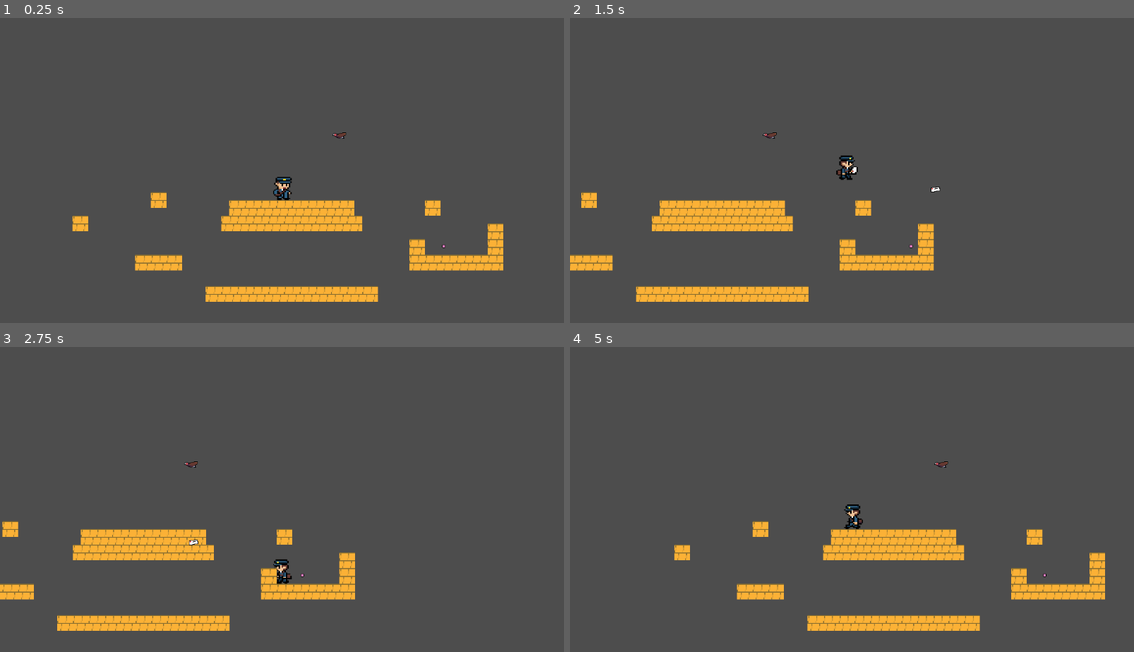
Above: before the commit, frames 1-4 (two rows, left to right).
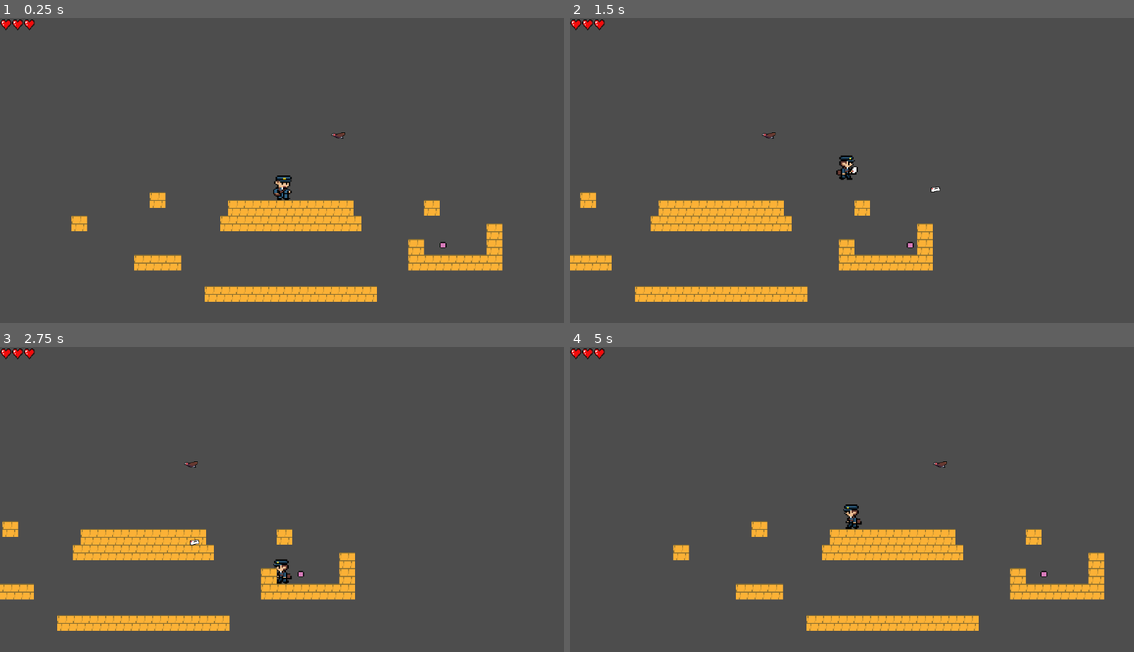
Above: after the commit, the same moments.

Repository: Suukhii/Delivery-through-time
Game: Godot game, scene res://scenes/game.tscn
Two runs of this game, one before a commit and one after it. Both use one fixed random seed, a clock stepped at 60 frames per second and the inputs below.
Inputs:
- Up to frame 1 (0.25 s): no input
- Up to frame 2 (1.5 s): hold K (shoot_player_projectile) 0.53-1.28 s; hold Right (move_right) from 0.53 s (still down); tap Space (jump) at 0.77 s; tap K (shoot_player_projectile) at 1.35 s
- Up to frame 3 (2.75 s): tap Space (jump) at 1.52 s; release Right (move_right) at 2.03 s; hold Left (move_left) from 2.03 s (still down); hold K (shoot_player_projectile) from 2.03 s (still down)
- Up to frame 4 (5 s): release Left (move_left) at 2.78 s; release K (shoot_player_projectile) at 2.78 s; hold Right (move_right) 2.78-4.28 s; tap K (shoot_player_projectile) at 2.85, 4.35 s; tap Space (jump) at 3.02, 3.77, 4.52 s; hold K (shoot_player_projectile) 3.53-4.28 s; hold Left (move_left) from 4.28 s (still down)

The runs differ from the first frame. In frame 1, 1.4% of the frame differs, in the area x 0-90%, y 0-94%; in frame 2, 1.2%; in frame 3, 0.2%; in frame 4, 1.4%.

Commit message:
added heart system (not modular)

Diff:
--- a/scenes/enemy.tscn
+++ b/scenes/enemy.tscn
@@ -1,7 +1,10 @@
-[gd_scene load_steps=5 format=3 uid="uid://bbpr0jc6bmidn"]
+[gd_scene load_steps=6 format=3 uid="uid://bbpr0jc6bmidn"]
 
 [ext_resource type="Script" uid="uid://cphre82dxpelq" path="res://scripts/enemy.gd" id="1_4ra3w"]
 [ext_resource type="Texture2D" uid="uid://dnory7y37uhps" path="res://assets/sprites/test enemy.png" id="1_md0e3"]
+
+[sub_resource type="RectangleShape2D" id="RectangleShape2D_md0e3"]
+size = Vector2(11.5, 12.5)
 
 [sub_resource type="AtlasTexture" id="AtlasTexture_5uy6h"]
 atlas = ExtResource("1_md0e3")
@@ -21,14 +24,24 @@
 [node name="enemy" type="Node2D"]
 script = ExtResource("1_4ra3w")
 
+[node name="DetectionArea" type="Area2D" parent="."]
+
+[node name="CollisionShape2D" type="CollisionShape2D" parent="DetectionArea"]
+position = Vector2(2, -6)
+scale = Vector2(1, 1)
+shape = SubResource("RectangleShape2D_md0e3")
+
 [node name="AnimatedSprite2D" type="AnimatedSprite2D" parent="."]
-position = Vector2(1, 7)
+position = Vector2(1, 14)
+scale = Vector2(1.9, 1.80303)
 sprite_frames = SubResource("SpriteFrames_c4w8v")
 
 [node name="RayCastLeft" type="RayCast2D" parent="."]
 position = Vector2(1, -4)
-target_position = Vector2(-6, 0)
+target_position = Vector2(-8, 0)
 
 [node name="RayCastRight" type="RayCast2D" parent="."]
 position = Vector2(2, -4)
-target_position = Vector2(7, 0)
+target_position = Vector2(9, 0)
+
+[connection signal="body_entered" from="DetectionArea" to="." method="_on_detection_area_body_entered"]
--- a/scenes/game.tscn
+++ b/scenes/game.tscn
@@ -1,10 +1,11 @@
-[gd_scene load_steps=9 format=4 uid="uid://g7w2o4vqk7dh"]
+[gd_scene load_steps=10 format=4 uid="uid://g7w2o4vqk7dh"]
 
 [ext_resource type="PackedScene" uid="uid://c04qsrihrd6u4" path="res://scenes/player.tscn" id="1_uwrxv"]
 [ext_resource type="Texture2D" uid="uid://blmeuqljxq7si" path="res://assets/sprites/Map/Egypt/DesertBrick.png" id="2_yqjtg"]
 [ext_resource type="Texture2D" uid="uid://2kqjne2esjck" path="res://assets/sprites/Map/Egypt/Vulture.png" id="3_lnu2h"]
 [ext_resource type="PackedScene" uid="uid://bbbn8e6ptd4x8" path="res://scenes/deadzone.tscn" id="4_lbhrr"]
 [ext_resource type="PackedScene" uid="uid://bbpr0jc6bmidn" path="res://scenes/enemy.tscn" id="5_iywne"]
+[ext_resource type="PackedScene" uid="uid://c8fe8i6atq3rb" path="res://scenes/ui.tscn" id="6_p57ef"]
 
 [sub_resource type="TileSetAtlasSource" id="TileSetAtlasSource_lnu2h"]
 texture = ExtResource("2_yqjtg")
@@ -22,7 +23,7 @@
 [node name="Game" type="Node2D"]
 
 [node name="Player" parent="." instance=ExtResource("1_uwrxv")]
-position = Vector2(-2, 47)
+position = Vector2(0, 40)
 
 [node name="Camera2D" type="Camera2D" parent="Player"]
 position = Vector2(-3, 1)
@@ -46,3 +47,5 @@
 
 [node name="enemy" parent="." instance=ExtResource("5_iywne")]
 position = Vector2(309, 142)
+
+[node name="UI" parent="." instance=ExtResource("6_p57ef")]
--- /dev/null
+++ b/scenes/ui.tscn
@@ -0,0 +1,39 @@
+[gd_scene load_steps=3 format=3 uid="uid://c8fe8i6atq3rb"]
+
+[ext_resource type="Texture2D" uid="uid://yf5sivfd3m5o" path="res://assets/sprites/heart.png" id="1_nt7q6"]
+[ext_resource type="Script" uid="uid://cjs7br2h63jke" path="res://scripts/heart_container.gd" id="1_x4jx1"]
+
+[node name="UI" type="CanvasLayer"]
+
+[node name="HeartContainer" type="Control" parent="."]
+layout_mode = 3
+anchors_preset = 0
+offset_right = 50.0
+offset_bottom = 19.0
+script = ExtResource("1_x4jx1")
+metadata/_edit_use_anchors_ = true
+
+[node name="Heart1" type="TextureRect" parent="HeartContainer"]
+layout_mode = 0
+offset_left = 1.0
+offset_top = 1.0
+offset_right = 221.0
+offset_bottom = 68.0
+texture = ExtResource("1_nt7q6")
+metadata/_edit_use_anchors_ = true
+
+[node name="Heart2" type="TextureRect" parent="HeartContainer"]
+layout_mode = 0
+offset_left = 25.0
+offset_top = 1.0
+offset_right = 245.0
+offset_bottom = 68.0
+texture = ExtResource("1_nt7q6")
+
+[node name="Heart3" type="TextureRect" parent="HeartContainer"]
+layout_mode = 0
+offset_left = 49.0
+offset_top = 1.0
+offset_right = 269.0
+offset_bottom = 68.0
+texture = ExtResource("1_nt7q6")
--- a/scripts/enemy.gd
+++ b/scripts/enemy.gd
@@ -9,13 +9,19 @@
 @onready var animated_sprite: AnimatedSprite2D = $AnimatedSprite2D
 
 
-
-# Called every frame. 'delta' is the elapsed time since the previous frame.
 func _process(delta: float) -> void:
 	if ray_cast_right.is_colliding():
 		direction = -1
+		animated_sprite.flip_h = false
 
 	if ray_cast_left.is_colliding():
 		direction = 1
-		animated_sprite.flip_h
+		animated_sprite.flip_h = true
 	position.x += direction * SPEED *delta
+
+
+
+
+func _on_detection_area_body_entered(body: Node2D) -> void:
+	if body.name == "Player":
+		body.on_hit()
--- /dev/null
+++ b/scripts/heart_container.gd
@@ -0,0 +1,16 @@
+extends Control
+
+@onready var hearts = get_children()  # Gets the 3 TextureRects
+
+func _ready():
+	var player = get_node("/root/Game/Player")  # Change path to your player node
+	player.connect("hit", Callable(self, "_on_player_hit"))
+	_reset_hearts()
+
+func _on_player_hit(lives_left):
+	if lives_left < hearts.size():
+		hearts[lives_left].visible = false
+
+func _reset_hearts():
+	for heart in hearts:
+		heart.visible = true
--- a/scripts/player.gd
+++ b/scripts/player.gd
@@ -6,6 +6,8 @@
 @onready var projectile_spawn_right = $PlayerProjectileSpawnRight
 @onready var projectile_spawn_left = $PlayerProjectileSpawnLeft
 
+
+signal hit
 
 const SPEED = 300.0
 const JUMP_VELOCITY = -400.0
@@ -85,3 +87,16 @@
 		animated_sprite.play("move")
 	else:
 		animated_sprite.play("idle")
+
+var lives := 3
+
+func on_hit():
+	lives -= 1
+	print("Player hit! Lives left: ", lives)
+	emit_signal("hit", lives)
+	if lives <= 0:
+		die()
+
+func die():
+	print("You died")
+	get_tree().reload_current_scene()
Not shown, added: scripts/heart_container.gd.uid
